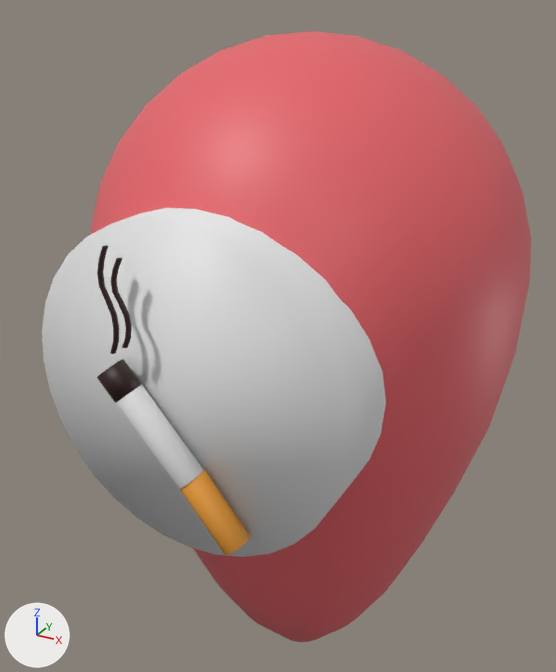
The glTF model kaart/assets/models/smokerPin.glb: old version first, new version second.
One viewpoint serves both versions: a 50 mm camera at (0.188, -0.378, 0.438) aimed at (-0.017, -0.003, 0.251). The axes (+X, +Y, +Z) are drawn at lower left. The lights are the same throughout. Where no turn or scale is listed for an object, it has been applied to the vertices.
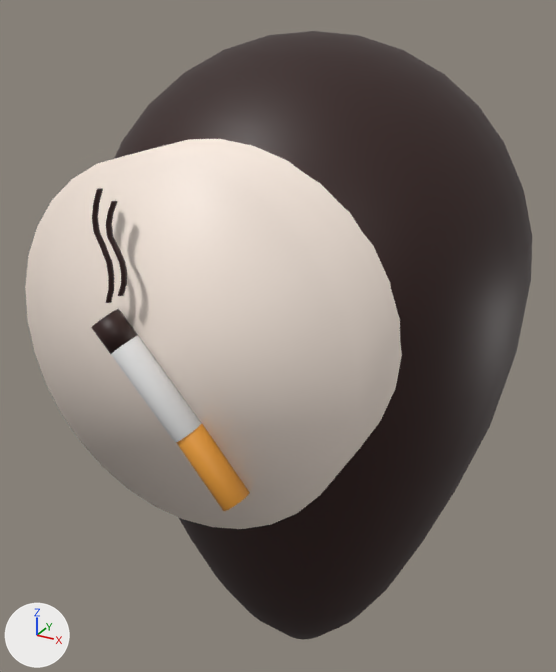
Pixel boxes (x1, y1, x2, y2) of what changed, in the pictures (556 x 672 px):
'pin', recoloured, moved: before (90, 31, 531, 642); after (114, 31, 532, 639)
'Cylinder.001', moved, rescaled (10% wider, 12% taller): before (42, 208, 386, 557); after (25, 139, 402, 529)
'Cylinder.006', moved: before (116, 384, 204, 489); after (111, 336, 201, 443)
'Cylinder.007', moved: before (180, 469, 251, 555); after (176, 424, 249, 511)
'Cylinder.008', moved: before (97, 245, 119, 354); after (92, 188, 114, 303)

The change in detail:
Material 'offWhite.004' (mat_offwhite_004) is new.
Its base color is (0.991, 0.863, 0.768) (white #feefe3).
Material 'black' (mat_black) is new.
Its base color is (0.0262, 0.00605, 0.00439) (dark red #2d120e).
me_sphere has 482 vertices, 960 faces and spans x -0.122..0.122, y -0.122..0.122, z 0.015..0.423.
me_sphere no longer uses material mat_red (red #e76469).
me_sphere now uses material mat_black (dark red #2d120e).
me_cylinder_001 has 64 vertices, 124 faces and spans x -1.0..1.0, y -1.0..1.0, z -1.0..1.0.
me_cylinder_001 no longer uses material mat_white (white #e7e7e7).
me_cylinder_001 now uses material mat_offwhite_004 (white #feefe3).
Object 'pin' (ob_pin) moves from (0.0, 0.0, 0.0) to (0.0, 0.0028, 0.0).
Object 'Cylinder.001' (ob_cylinder_001) moves from (0.0, -0.044, 0.2713) to (0.0, -0.0429, 0.2939).
Object 'Cylinder.001' (ob_cylinder_001) is rescaled from (0.0835, 0.0835, 0.0835) to (0.0875, 0.0875, 0.0875).
Object 'Cylinder.008' (ob_cylinder_008) moves from (-0.0284, -0.1371, 0.3168) to (-0.0284, -0.1371, 0.3413).
Object 'Cylinder.007' (ob_cylinder_007) moves from (0.021, -0.134, 0.2207) to (0.021, -0.134, 0.2452).
Object 'Cylinder.006' (ob_cylinder_006) moves from (-0.0066, -0.1355, 0.2537) to (-0.0066, -0.1355, 0.2782).
